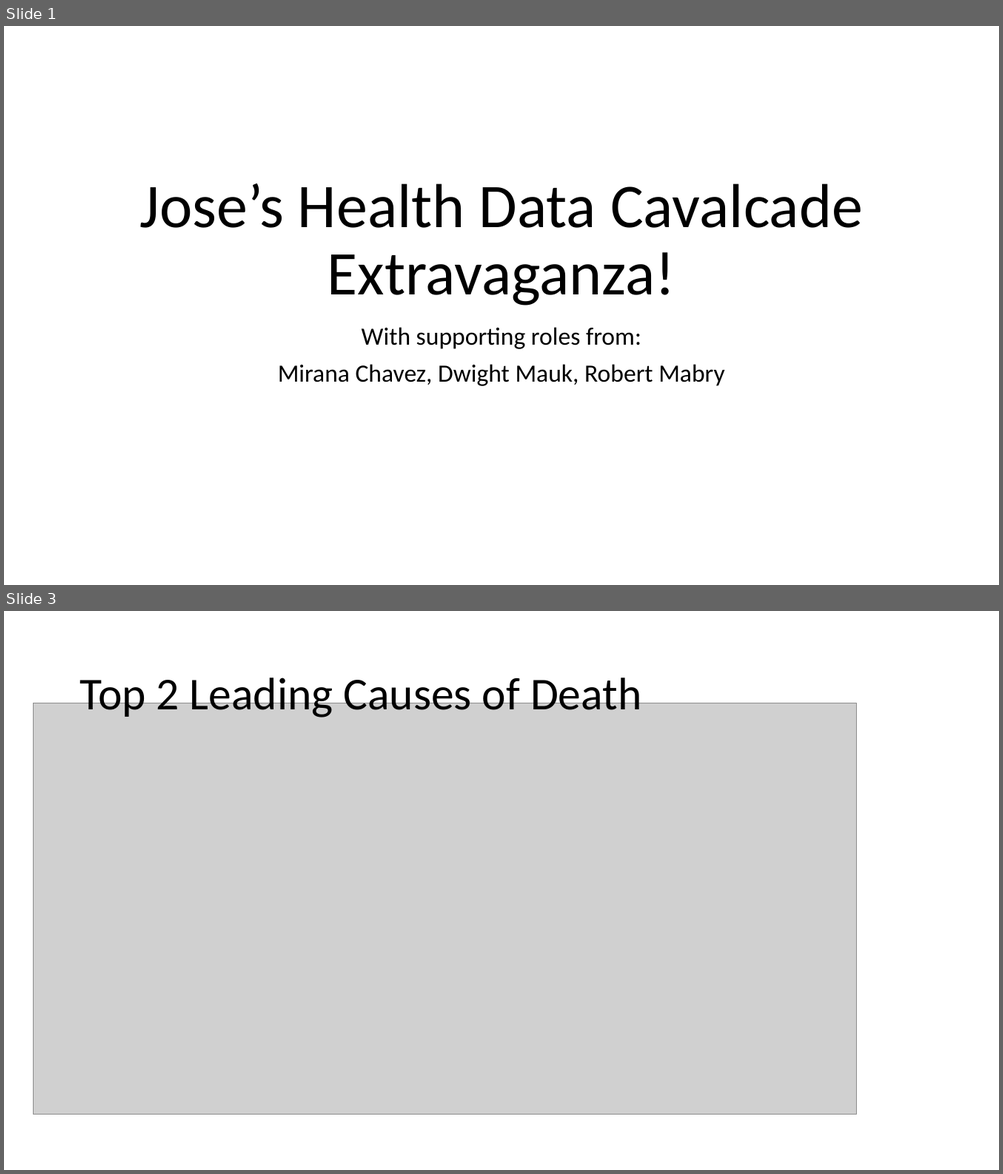
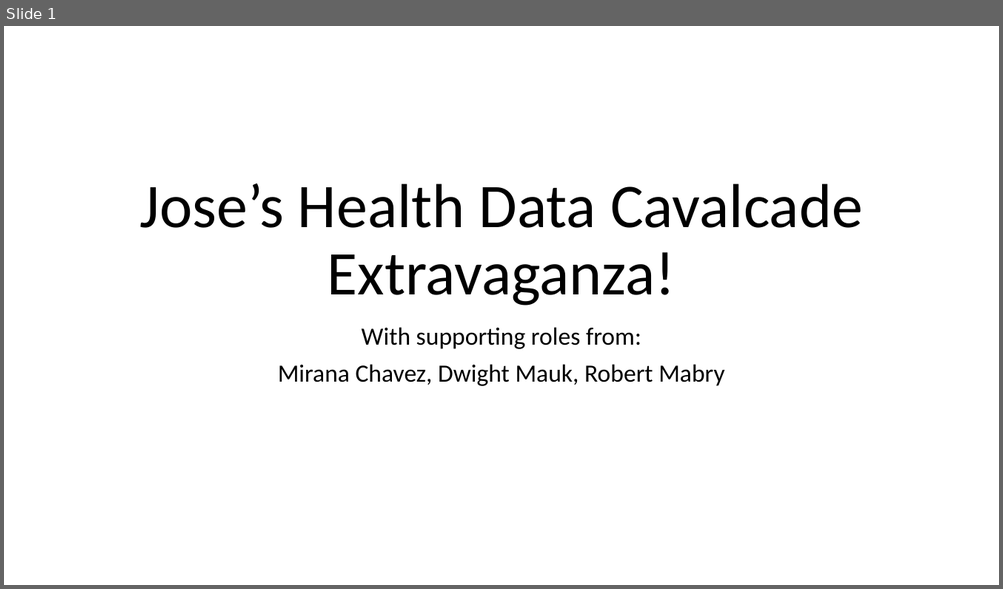
Before and after one commit to marianiviris/Group-7-Project, a slide deck: Jose’s Health Data Cavalcade Extravaganza!.pptx. Shown one above the other, each under a label of ours: slides 1 and 3 before the commit, slide 1 after it; the slides between them are not shown. The pictures are 1003x1174 and 1003x589 pixels, drawn with LibreOffice and Linux fonts; fonts in the diff are those of the drawing; grey boxes stand for pictures. Boxes give left, top, right and bottom in pixels: in the first picture for what was removed or moved away, otherwise in the second. Text is boxed around its words. In the diff, an @@ line names an element or a change of style, - is before the commit and + after.

Commit message:
ppt

```diff
--- a/Jose’s Health Data Cavalcade Extravaganza!.pptx
+++ b/Jose’s Health Data Cavalcade Extravaganza!.pptx
@@ slide 3 removed at [4, 611, 999, 1170], background #FFFFFF @@
@@ title removed at [79, 672, 641, 718] @@
-Top 2 Leading Causes of Death
@@ picture removed at [33, 703, 856, 1116] @@
```
Also in this commit, not shown: 1 slide added, 2 other slides removed.
